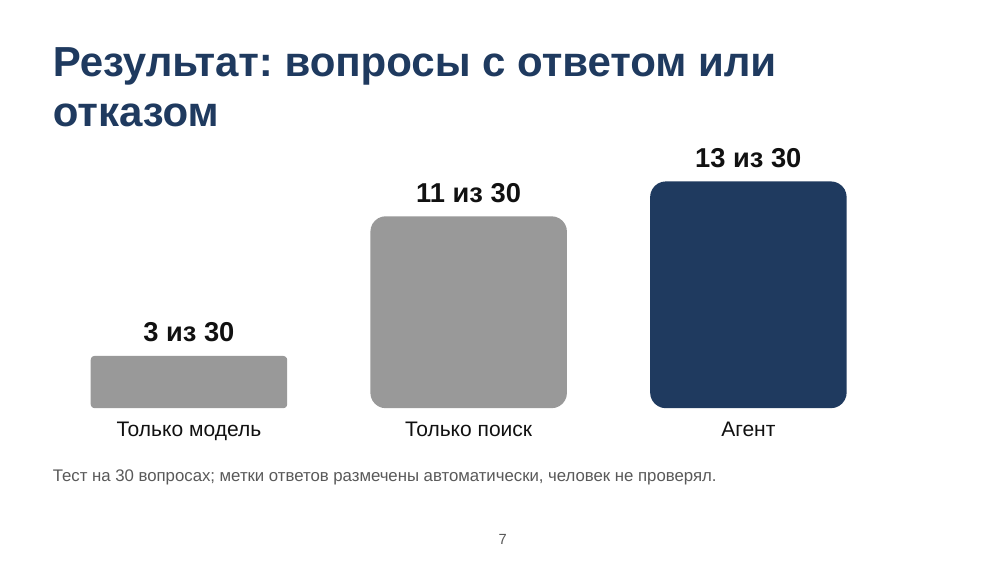
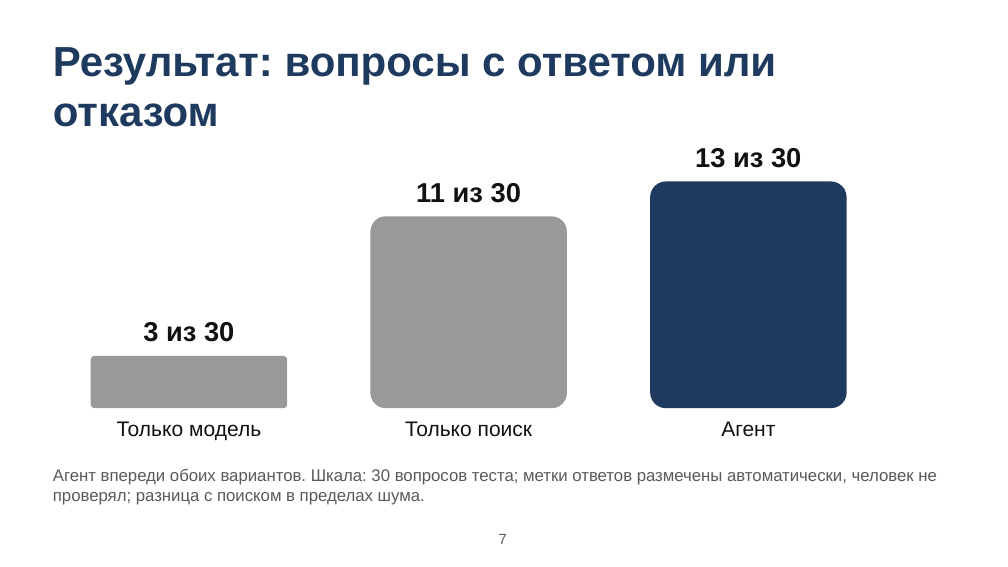
Before and after one commit to AndrewStrizhevskiy/detective-board, a slide deck: slide 7 of docs/gost/09-prezentaciya.pptx. Drawn at 1008x567 pixels with LibreOffice and Linux fonts; fonts in the diff are those of the drawing. Boxes give left, top, right and bottom in pixels: in the first picture for what was removed or moved away, otherwise in the second. Text is boxed around its words. In the diff, an @@ line names an element or a change of style, - is before the commit and + after.

```diff
--- a/docs/gost/09-prezentaciya.pptx
+++ b/docs/gost/09-prezentaciya.pptx
@@ text at bbox=[53, 469, 937, 505]: text changed @@
-Тест на 30 вопросах; метки ответов размечены автоматически, человек не проверял.
+Агент впереди обоих вариантов. Шкала: 30 вопросов теста; метки ответов размечены автоматически, человек не проверял; разница с поиском в пределах шума.
```
Also in this commit, not shown: 3 other slides changed, 31 other files.
